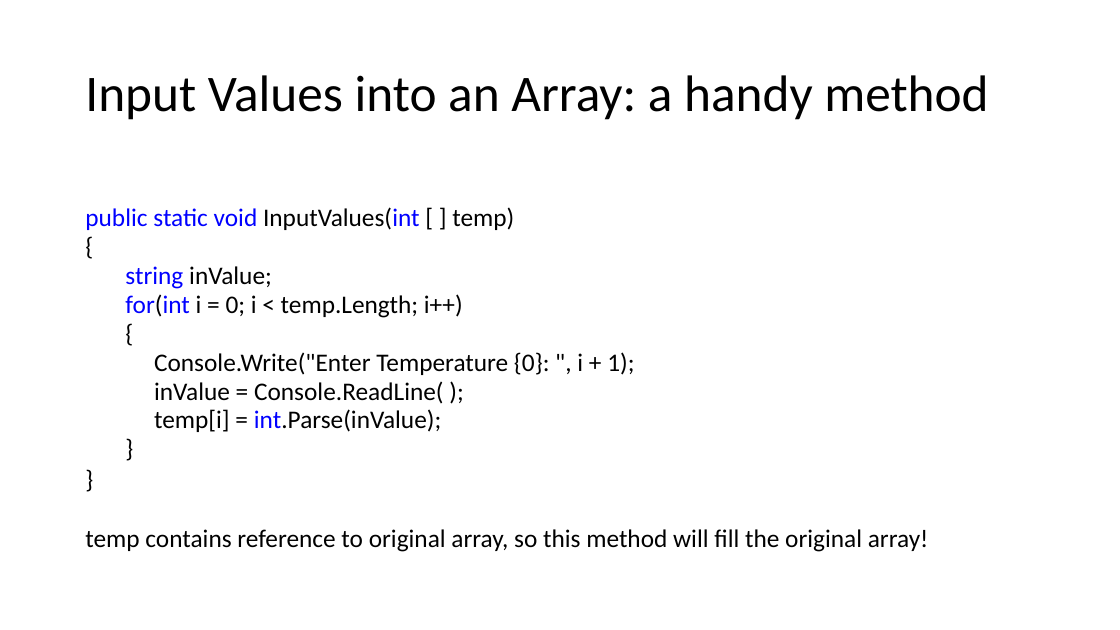
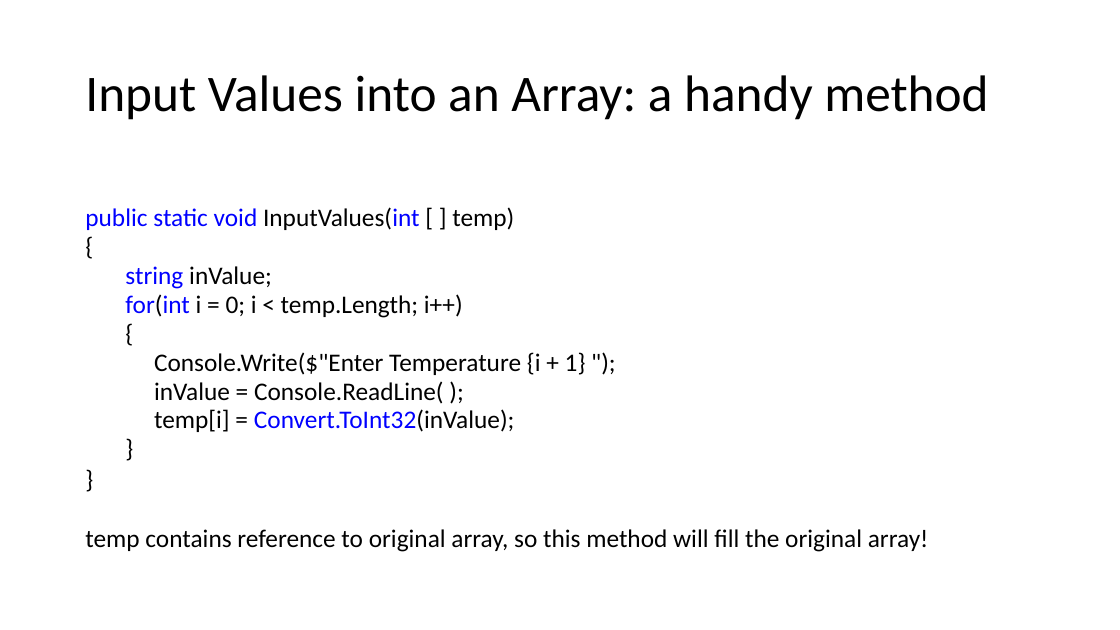
Before and after one commit to v-nys/cursusprogrammeren, a slide deck: slide 13 of _SLIDES/DEEL1/H7/6c_arrays in methoden_mutidim.pptx. Drawn at 1120x630 pixels with LibreOffice and Linux fonts; fonts in the diff are those of the drawing. Boxes give left, top, right and bottom in pixels: in the first picture for what was removed or moved away, otherwise in the second. Text is boxed around its words. In the diff, an @@ line names an element or a change of style, - is before the commit and + after.

```diff
--- a/_SLIDES/DEEL1/H7/6c_arrays in methoden_mutidim.pptx
+++ b/_SLIDES/DEEL1/H7/6c_arrays in methoden_mutidim.pptx
@@ text at <box>154,352,586,375</box>: text changed @@
-Console.Write("Enter Temperature {0}: ", i + 1);
+Console.Write($"Enter Temperature {i + 1} ");
@@ text at <box>154,409,515,432</box>: text changed @@
-temp[i] = int.Parse(inValue);
+temp[i] = Convert.ToInt32(inValue);
```
Also in this commit, not shown: 6 other slides changed, 1 other file.
